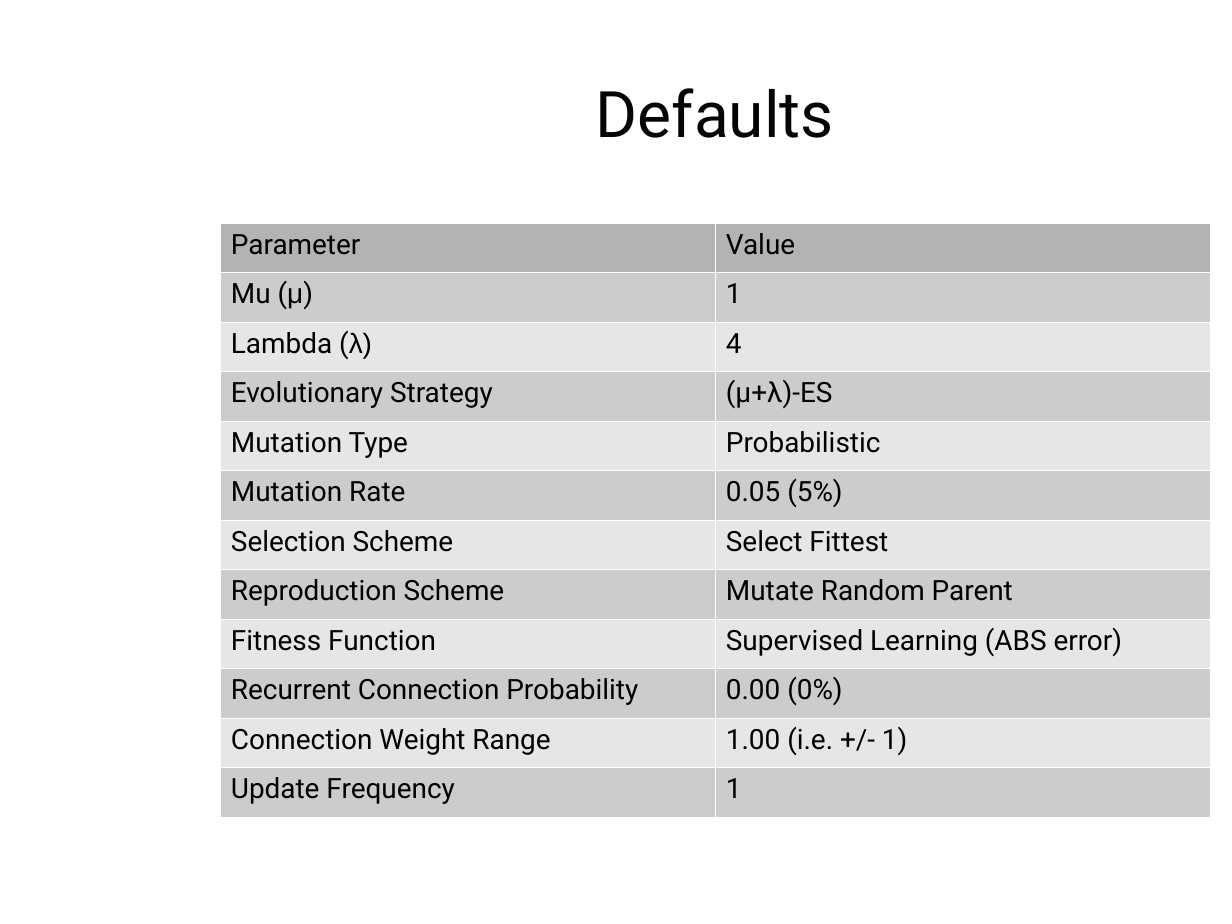
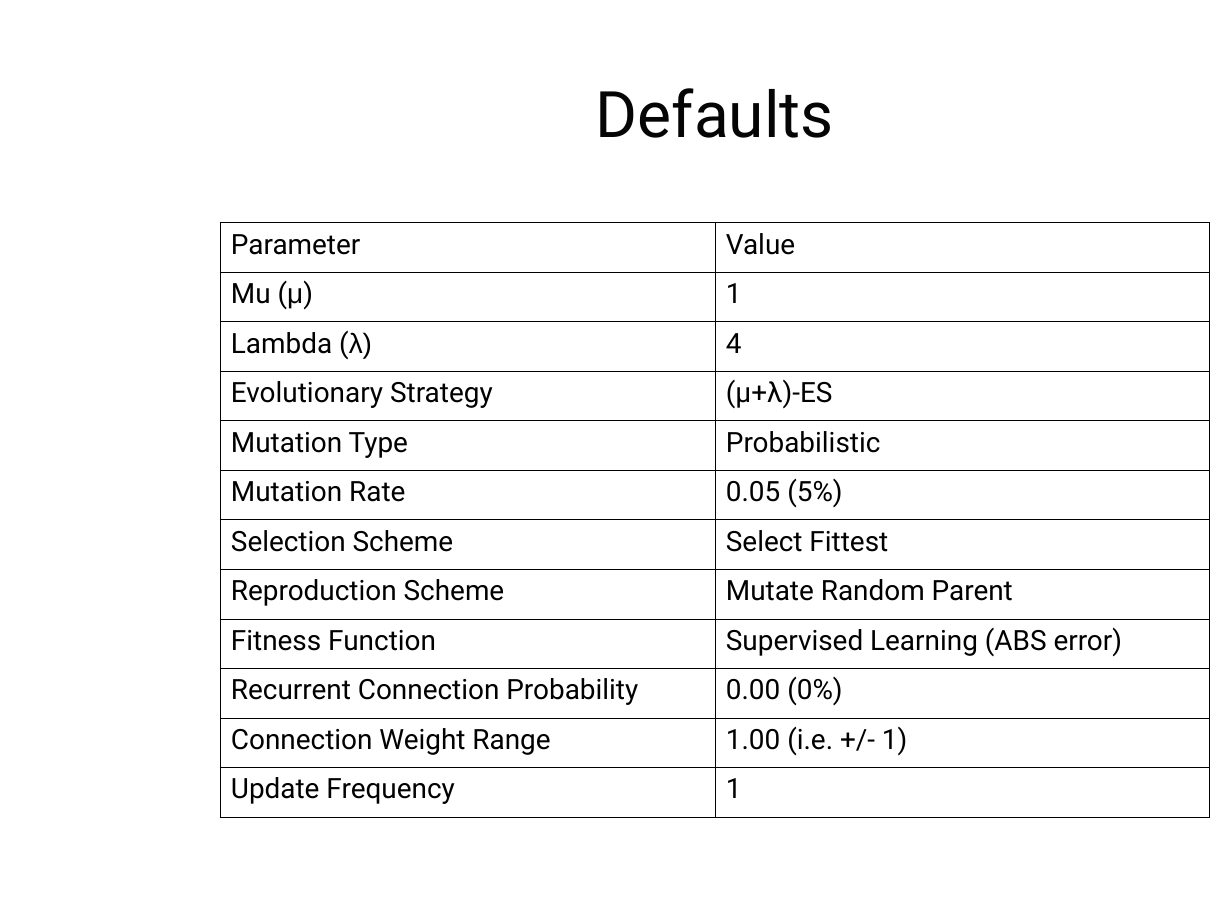
Before and after one commit to AndrewJamesTurner/CGP-Library, a slide deck: slide 7 of presentation/introduction.odp. Drawn at 1232x924 pixels with LibreOffice and Linux fonts; fonts in the diff are those of the drawing; background and template pictures are left out. Boxes give left, top, right and bottom in pixels: in the first picture for what was removed or moved away, otherwise in the second. Text is boxed around its words. In the diff, an @@ line names an element or a change of style, - is before the commit and + after.

```diff
--- a/presentation/introduction.odp
+++ b/presentation/introduction.odp
@@ table at (220,222,1211,808) @@
@@ fill #B3B3B3 to none in row 1 @@
@@ fill #CCCCCC to none in 12 cells @@
@@ fill #E6E6E6 to none in 10 cells @@
@@ borders changed @@
```
Also in this commit, not shown: 3 other slides changed, 10 other files.
